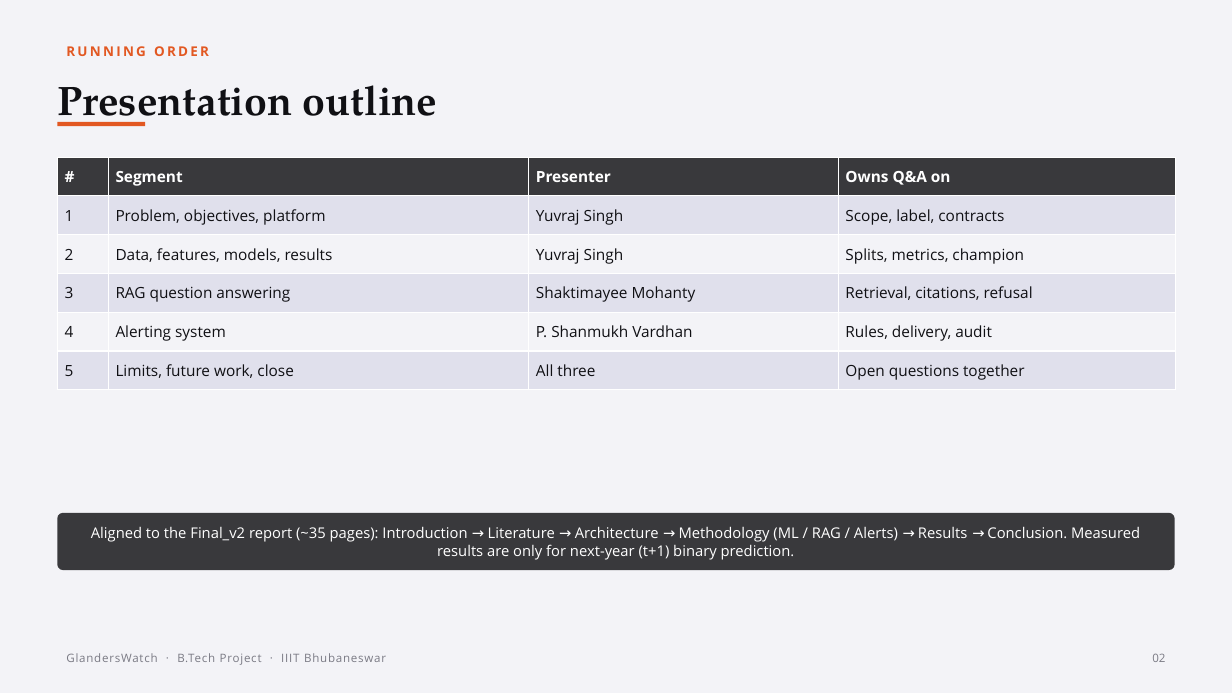
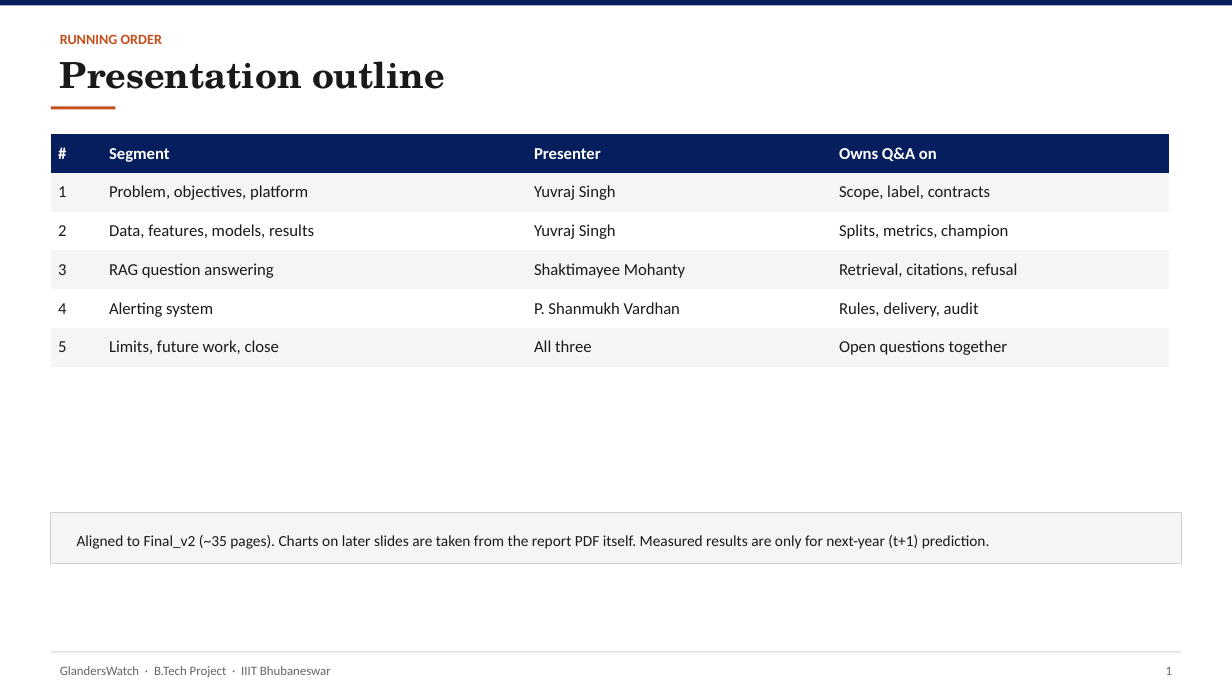
Before and after one commit to YuvrajSingh-mist/glandersWatch, a slide deck: slide 2 of slides/GlandersWatch_Deck.pptx. Drawn at 1232x693 pixels with LibreOffice and Linux fonts; fonts in the diff are those of the drawing. Boxes give left, top, right and bottom in pixels: in the first picture for what was removed or moved away, otherwise in the second. Text is boxed around its words. In the diff, an @@ line names an element or a change of style, - is before the commit and + after.

Commit message:
Simplify deck design and use report-exported figures only
Replace decorative pipeline art with charts cropped from Final_v2,
flatten the visual style to white slides with navy accents, and keep
IIIT logo as the only non-report image.

```diff
--- a/slides/GlandersWatch_Deck.pptx
+++ b/slides/GlandersWatch_Deck.pptx
@@ rectangle removed at [0,0,1232,693] @@
@@ rectangle added at [0,0,1232,6], fill #061E5E @@
@@ text "RUNNING ORDER": place and size @@
-text "RUNNING ORDER" at [66,46,209,56]
+text "RUNNING ORDER" at [60,34,162,44]
@@ text "RUNNING ORDER" at [60,34,162,44]: size 10.5 to 11 pt, font Open Sans to Calibri, text colour #E25822 to #C44E1C, letter spacing 1.8 to 0 pt @@
@@ text "Presentation outline": place and size @@
-text "Presentation outline" at [57,85,438,126]
+text "Presentation outline" at [60,61,445,89]
@@ text "Presentation outline" at [60,61,445,89]: size 32 to 28 pt, font TeX Gyre Pagella to TeX Gyre Schola, text colour #101014 to #1A1A1A @@
@@ rectangle: place and size @@
-rectangle at [57,122,145,126]
+rectangle at [51,106,116,110]
@@ rectangle at [51,106,116,110]: fill #E25822 to #C44E1C @@
@@ table at [51,134,1169,367] @@
@@ fill #39393C to #061E5E in row 1 @@
@@ fill #E0E0EC to #F5F5F5 in 12 cells @@
@@ fill #F3F3F7 to #FFFFFF in 8 cells @@
@@ size 12 to 13 pt, font Open Sans to Calibri, text colour #101014 to #1A1A1A @@
@@ borders changed @@
@@ table: place and size @@
-table at [57,157,1176,390]
+table at [51,134,1169,367]
@@ rectangle added at [51,513,1181,564], fill #F5F5F5, outline #D0D0D0 0.75 pt @@
@@ text "Aligned to Final_v2 (~35 pages). ...": place and size @@
-text "Aligned to Final_v2 (~35 pages). ..." at [57,513,1175,570]
+text "Aligned to Final_v2 (~35 pages). ..." at [77,535,990,549]
@@ text "Aligned to Final_v2 (~35 pages). ..." at [77,535,990,549]: fill #39393C to none @@
@@ text at [77,535,990,549]: text changed; size 11.5 to 12 pt; font Open Sans to Calibri; text colour #FFFFFF to #1A1A1A @@
-Aligned to the Final_v2 report (~35 pages): Introduction → Literature → Architecture → Methodology (ML / RAG / Alerts) → Results → Conclusion. Measured results are only for next-year (t+1) binary prediction.
+Aligned to Final_v2 (~35 pages). Charts on later slides are taken from the report PDF itself. Measured results are only for next-year (t+1) prediction.
@@ text "GlandersWatch · B.Tech Project · ...": place and size @@
-text "GlandersWatch · B.Tech Project · ..." at [66,653,386,665]
+text "GlandersWatch · B.Tech Project · ..." at [60,666,331,677]
@@ text "GlandersWatch · B.Tech Project · ..." at [60,666,331,677]: size 9 to 10 pt, font Open Sans to Calibri, text colour #7A7A84 to #666666, letter spacing 0.6 to 0 pt @@
@@ rectangle added at [51,652,1181,653], fill #D0D0D0 @@
@@ text removed at [1152,653,1165,662] @@
-02
@@ text added at [1166,667,1172,675], 10 pt, text #666666 @@
+1
```
Also in this commit, not shown: 16 other slides changed, 6 slides added, 7 slides removed, 14 other files.
